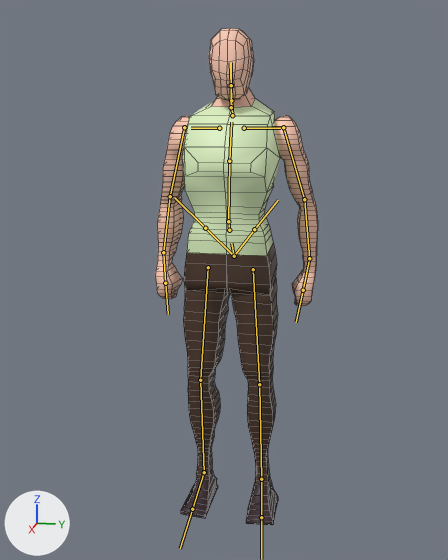
One commit to the FBX model Assets/Player/WIPPlayerModel.fbx: the scene before it, then after it.
Camera for both pictures: a 50 mm camera at (9.95, 1.93, 7.28) aimed at (-0.1, -0.08, 4.77). Every picture has the same lights, and +X, +Y and +Z are marked at lower left. The bones that bend it are drawn over the model as lines. Mesh edges are drawn as thin lines.
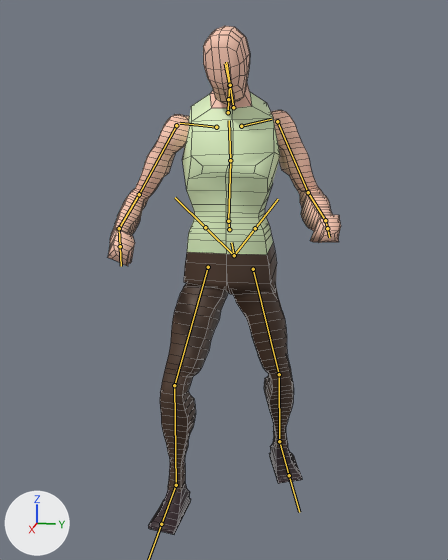
The newer file adds an action. The first version stands in its rest pose; the second is drawn at frame 63 of the action 'metarig|metarigAction.001'.

Location of each change, (x1, y1, x2, y2) in pixels of the pictures (448 x 560 px):
'Cube', posed (43% wider): before (155, 28, 318, 525); after (108, 26, 341, 534)
bone 'spine.002', root to tip: before (228, 221) to (229, 161); after (228, 221) to (230, 160)
bone 'spine.003', root to tip: before (229, 161) to (231, 122); after (230, 160) to (229, 120)
bone 'spine.006', root to tip: before (231, 85) to (230, 62); after (229, 85) to (225, 63)
bone 'shoulder.L', root to tip: before (244, 128) to (280, 128); after (241, 126) to (271, 119)
bone 'upper_arm.L', root to tip: before (283, 127) to (304, 199); after (277, 121) to (308, 192)
bone 'forearm.L', root to tip: before (304, 199) to (309, 258); after (308, 192) to (325, 220)
bone 'upper_arm.R', root to tip: before (184, 127) to (170, 196); after (176, 125) to (139, 194)
bone 'forearm.R', root to tip: before (170, 196) to (163, 252); after (139, 194) to (119, 228)
bone 'thigh.L', root to tip: before (253, 269) to (259, 384); after (253, 269) to (279, 374)
bone 'shin.L', root to tip: before (259, 384) to (261, 479); after (279, 374) to (279, 441)
bone 'foot.L', root to tip: before (261, 479) to (261, 517); after (279, 441) to (289, 475)
bone 'thigh.R', root to tip: before (208, 267) to (200, 380); after (208, 267) to (174, 385)
bone 'shin.R', root to tip: before (200, 380) to (204, 472); after (174, 385) to (176, 485)

What the commit changed:
Bone 'spine.002' (bone_spine_002) turns from (0, 0, 0) to (-2, -2, 0) degrees about its own x, y and z.
Bone 'spine.003' (bone_spine_003) turns from (0, 0, 0) to (21, 18, 8) degrees about its own x, y and z.
Bone 'spine.006' (bone_spine_006) turns from (0, 0, 0) to (-6, -25, 15) degrees about its own x, y and z.
Bone 'shoulder.L' (bone_shoulder_l) turns from (0, 0, 0) to (-1, -1, 0) degrees about its own x, y and z.
Bone 'upper_arm.L' (bone_upper_arm_l) turns from (0, 0, 0) to (33, -2, -6) degrees about its own x, y and z.
Bone 'forearm.L' (bone_forearm_l) turns from (0, 0, 0) to (48, -16, 0) degrees about its own x, y and z.
Bone 'upper_arm.R' (bone_upper_arm_r) turns from (0, 0, 0) to (31, 13, -1) degrees about its own x, y and z.
Bone 'forearm.R' (bone_forearm_r) turns from (0, 0, 0) to (39, 2, -18) degrees about its own x, y and z.
Bone 'thigh.L' (bone_thigh_l) turns from (0, 0, 0) to (10, -14, -11) degrees about its own x, y and z.
Bone 'shin.L' (bone_shin_l) turns from (0, 0, 0) to (12, 2, 5) degrees about its own x, y and z.
Bone 'foot.L' (bone_foot_l) turns from (0, 0, 0) to (-18, -3, 1) degrees about its own x, y and z.
Bone 'thigh.R' (bone_thigh_r) turns from (0, 0, 0) to (-24, 2, 7) degrees about its own x, y and z.
Bone 'shin.R' (bone_shin_r) turns from (0, 0, 0) to (23, 0, -5) degrees about its own x, y and z.
